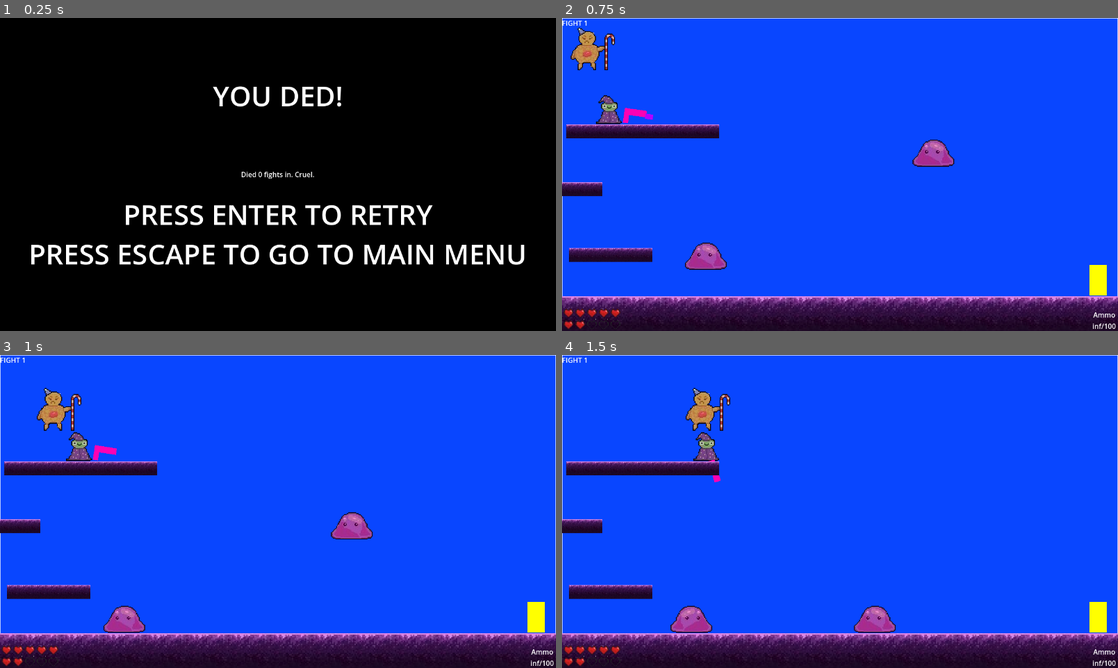
Above: before the commit, frames 1-4 (two rows, left to right).
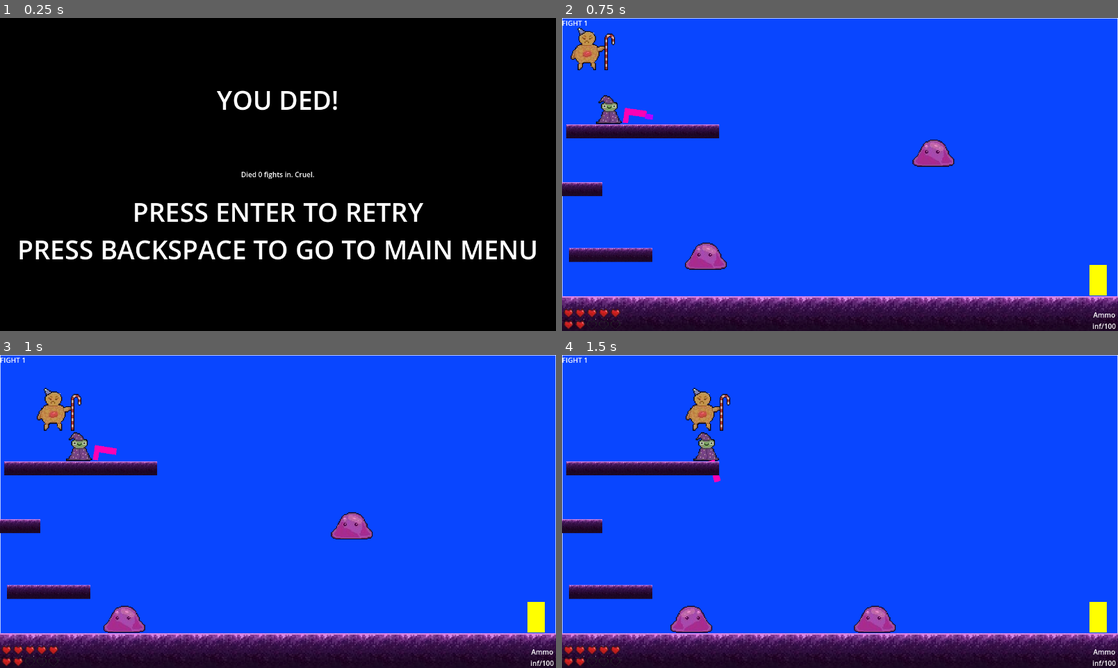
Above: after the commit, the same moments.

Repository: Razboinicul/BounceBack
Game: Godot game, scene res://ASSETS/YOULOSE.tscn
Same seed, same stepped clock (60 frames per second), same inputs: the game is played once before the commit and once after it. This scene is started directly instead of the project's main scene.
Inputs (mouse positions are in pixels of both pictures, inside the frame that each line leads up to):
- Up to frame 1 (0.25 s): no input
- Up to frame 2 (0.75 s): tap Enter (ui_accept) at 0.5 s; move the mouse to (962, 158) at 0.52 s; hold Right (right) from 0.53 s (still down); tap S (shoot) at 0.6 s
- Up to frame 3 (1 s): keep holding Right (right); tap Space (jump) at 0.77 s
- Up to frame 4 (1.5 s): keep holding Right (right); move the mouse to (728, 527) at 1.27 s; tap Q (stop) at 1.35 s

The runs differ from the first frame. In frame 1, 6.8% of the frame differs, in the area x 3-97%, y 21-79%; in frame 2, nothing differs; in frame 3, nothing differs; in frame 4, nothing differs.

Commit message:
Patch 1

Diff:
--- a/bounce-fight/ASSETS/YOULOSE.tscn
+++ b/bounce-fight/ASSETS/YOULOSE.tscn
@@ -3,7 +3,7 @@
 [ext_resource type="Script" uid="uid://d3wqu6pp88uh8" path="res://ASSETS/youlose.gd" id="1_jf2t4"]
 
 [sub_resource type="LabelSettings" id="LabelSettings_fh7p3"]
-font_size = 64
+font_size = 60
 
 [node name="Youlose" type="Control" unique_id=610755669]
 layout_mode = 3
@@ -31,7 +31,7 @@
 
 
 PRESS ENTER TO RETRY
-PRESS ESCAPE TO GO TO MAIN MENU"
+PRESS BACKSPACE TO GO TO MAIN MENU"
 label_settings = SubResource("LabelSettings_fh7p3")
 horizontal_alignment = 1
 vertical_alignment = 1
--- a/bounce-fight/project.godot
+++ b/bounce-fight/project.godot
@@ -13,6 +13,7 @@
 config/name="BounceFight"
 run/main_scene="uid://fkqhoyta5v1n"
 config/features=PackedStringArray("4.7", "Mobile")
+boot_splash/show_image=false
 config/icon="res://icon.svg"
 
 [autoload]
@@ -31,6 +32,12 @@
 
 [input]
 
+ui_cancel={
+"deadzone": 0.5,
+"events": [Object(InputEventKey,"resource_local_to_scene":false,"resource_name":"","device":16,"window_id":0,"alt_pressed":false,"shift_pressed":false,"ctrl_pressed":false,"meta_pressed":false,"pressed":false,"keycode":4194305,"physical_keycode":0,"key_label":0,"unicode":0,"location":0,"echo":false,"script":null)
+, Object(InputEventKey,"resource_local_to_scene":false,"resource_name":"","device":-1,"window_id":0,"alt_pressed":false,"shift_pressed":false,"ctrl_pressed":false,"meta_pressed":false,"pressed":false,"keycode":4194308,"physical_keycode":0,"key_label":0,"unicode":0,"location":0,"echo":false,"script":null)
+]
+}
 jump={
 "deadzone": 0.2,
 "events": [Object(InputEventKey,"resource_local_to_scene":false,"resource_name":"","device":-1,"window_id":0,"alt_press …(191 unchanged characters)…
Not shown, added: bounce-fight/export_presets.cfg
